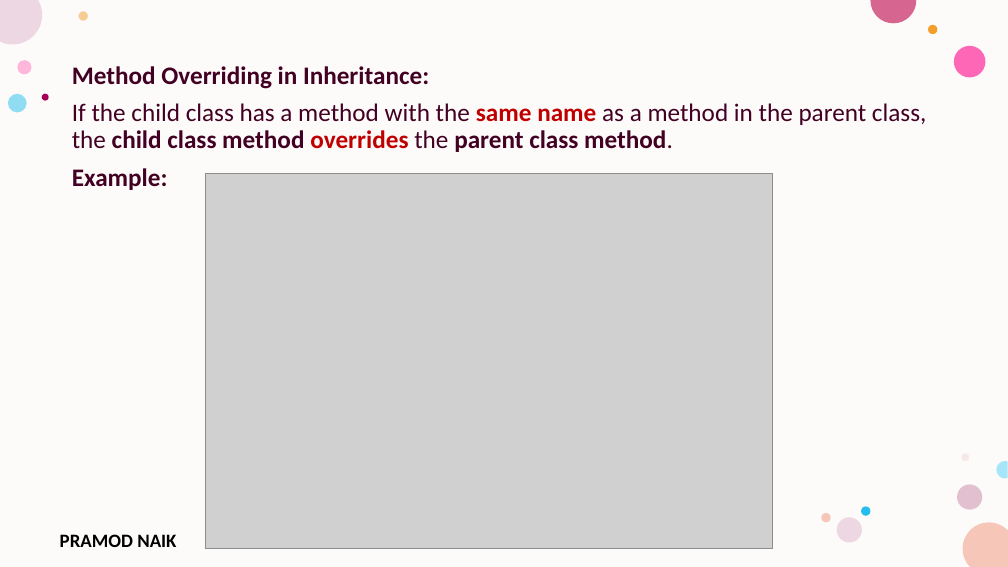
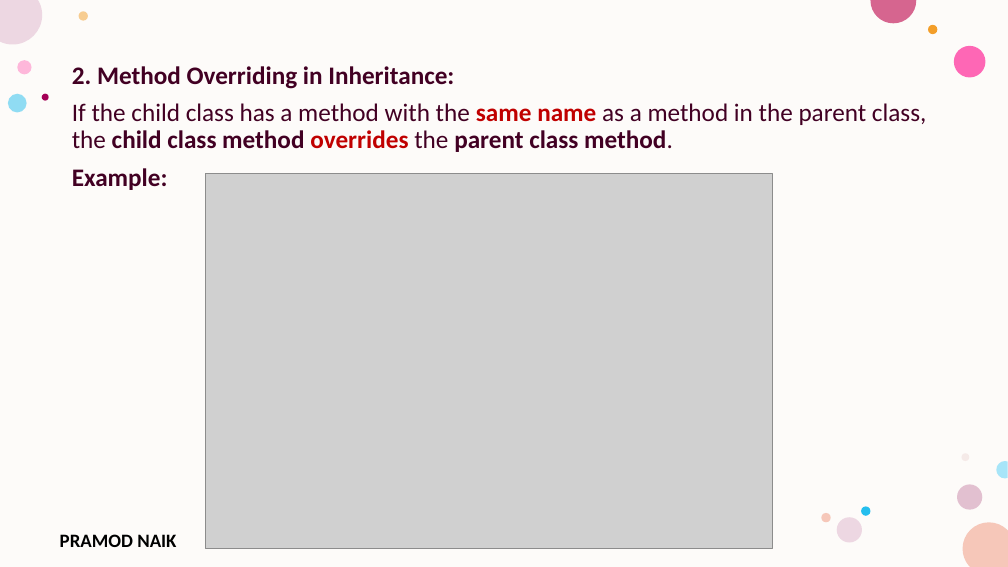
Before and after one commit to PRAMODNAIK-DEV/Backend-Dev-using-Python-FastAPI, a slide deck: slide 45 of Python Fundamentals/Collections and Classes.pptx (slide 39 before the commit). Drawn at 1008x567 pixels with LibreOffice and Linux fonts; fonts in the diff are those of the drawing; grey boxes stand for pictures; background and template pictures are left out. Boxes give left, top, right and bottom in pixels: in the first picture for what was removed or moved away, otherwise in the second. Text is boxed around its words. In the diff, an @@ line names an element or a change of style, - is before the commit and + after.

```diff
--- a/Python Fundamentals/Collections and Classes.pptx
+++ b/Python Fundamentals/Collections and Classes.pptx
@@ text at bbox=[72, 66, 454, 89]: text changed @@
-Method Overriding in Inheritance:
+2. Method Overriding in Inheritance:
```
Also in this commit, not shown: 7 other slides changed, 1 slide added, 1 slide removed, 4 other files.
